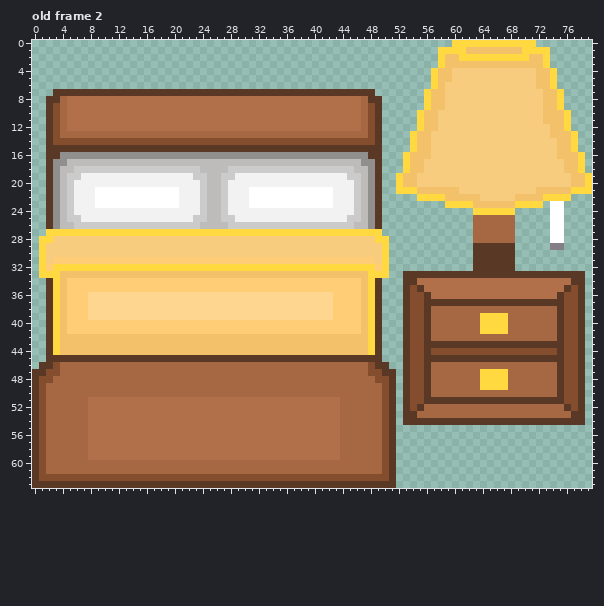
One commit to this pixel-art file: Assets/Sprites/Cenário/Cama e abajur.ase. Above, as it was before the edit.
80x64 pixels, 2 frames. Shown: old frame 2. The commit also changed other frames, which this record leaves out.
And afterwards:
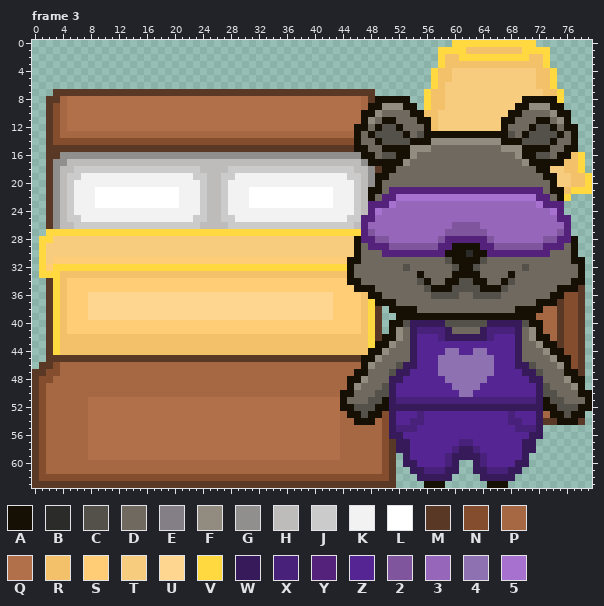
Palette (. is transparent): A #160f03  B #2b2b2a  C #54514a  D #6f6960  E #847e87  F #928b80  G #908f8d  H #bebcba  J #cbcbcb  K #f2f2f2  L #ffffff  M #593826  N #834d2e  P #a66743  Q #b16f4a  R #f2c16a  S #ffcd75  T #f8cc7e  U #ffd68f  V #ffd93f  W #361a5a  X #48217b  Y #54227b  Z #552693  2 #7f569e  3 #9566b9  4 #8d71b1  5 #a671cf
A new or re-ordered frame is compared with the old frame closest to it.
Diff:
frames 2 -> 5
layer "Ubby" added
layer "Pijama" added
layer "Máscara de dormir" added
Frame 3 is new; against old frame 2, layers "Máscara de dormir", "Pijama", "Ubby":
y 8: x 49..53 M.... -> AAAAA; x 70..74 TTTRR -> AAAAA
y 9: x 48..54 NM..... -> AAFFFAA; x 69..75 TTTTRRV -> AAFFFAA
y 10: x 47..55 PNM.....V -> AAFDDDDAA; x 68..76 TTTTTRRRV -> AADDDDFAA
y 11: x 47..56 PNM.....VR -> AFDAADDDAA; x 67..76 TTTTTTRRRV -> AADDDAADFA
y 12: x 46..56 QPNM.....VR -> AADACCADDDA; x 67..77 TTTTTTTRRV. -> ADDDACCADAA
y 13: x 46..77 PPNM....VRRTTTTTTTTTTTTTTTTTRRRV -> ADACCCCADCAAAAAAAAAAAACDACCCCADA
y 14: x 46..77 NNNM....VRRTTTTTTTTTTTTTTTTTTRRV -> ADDACCCCAAAFFFFFFFFFFAAACCCCADDA
y 15: x 46..77 MMMM....VRRTTTTTTTTTTTTTTTTTTRRV -> AADDAAAAFFFDDDDDDDDDDFFFAAAADDAA
y 16: x 47..76 GMM...VRRRTTTTTTTTTTTTTTTTTTRR -> AADCCAAFDDDDDDDDDDDDDDFAACCDAA
y 17: x 48..75 GM...VRRTTTTTTTTTTTTTTTTTTTT -> AAAAAFDDDDDDDDDDDDDDDDFAAAAA
y 18: x 50..73 ...VRRTTTTTTTTTTTTTTTTTT -> AADDDDDDDDDDDDDDDDDDDDAA
y 19: x 49..74 M..VRRTTTTTTTTTTTTTTTTTTTT -> AADDDDDDDDDDDDDDDDDDDDDDAA
y 20: x 49..74 M..VRRTTTTTTTTTTTTTTTTTTTT -> ADDDDDDDDDDDDDDDDDDDDDDDDA
y 21: x 48..75 GM..VVVRRRRRRTTTTTTTTTTTRRRR -> AADYYYYYYYYYYYYYYYYYYYYYYDAA
y 22: x 48..75 GM.....VVVVRRRRRTTTTTRRRRVVV -> ADYY55555555555555555555YYDA
y 23: x 48..75 GM.........VVVVRRRRRRVVVV.LL -> YYY5333333333333333333335YYY
y 24: x 48..75 GM.............VVVVVV.....LL -> Y53333333333333333333333335Y
y 25: x 47..76 HGM.............PPPPPP.....LL. -> YY33333333333333333333333333YY
y 26: x 47..76 HGM.............PPPPPP.....LL. -> Y3333333333332222333333333333Y
y 27: x 47..76 VVV.............PPPPPP.....LL. -> Y2333333333322222233333333332Y
y 28: x 46..77 TTTVV............PPPPPP.....LL.. -> AYY2233333332YYYYYY2333333322YYA
y 29: x 46..77 TTTTV............MMMMMM.....EE.. -> ADYYY2222222YYAAAAYY2222222YYYDA
y 30: x 46..77 TTTTV............MMMMMM......... -> ADDDYYYYYYYYYAAABAAYYYYYYYYYDDDA
y 31: x 45..78 SSSSTV............MMMMMM.......... -> AADDDDDDDDDDDDCAAAACDDDDDDDDDDDDAA
y 32: x 45..78 VVVVSV............MMMMMM.......... -> ADDDDDDDCDDDDDDCAACDDDDDDCDDDDDDDA
y 33: x 45..78 RRRVVV..MMMMMMMMMMMMMMMMMMMMMMMMMM -> ADDDDDDDDDADDDDAAAADDDDADDDDDDDDDA
y 34: x 45..78 SSRVM...MMQQQQQQQQQQQQQQQQQQQQQQMM -> AADDDDDDDDCADDAACCAADDACDDDDDDDDAA
y 35: x 46..77 SRVM...MNMQQQQQQQQQQQQQQQQQQQQMN -> AAADDDDDDDCAAACCCCAAACDDDDDDDAAA
y 36: x 48..75 VM...MNNMQQQQQQQQQQQQQQQQQQM -> AADDDDDDDCCCCDDCCCCDDDDDDDAA
y 37: x 49..74 M...MNNMMMMMMMMMMMMMMMMMMM -> AAADDDDDDDDDDDDDDDDDDDDAAA
y 38: x 51..72 ..MNNMPPPPPPPPPPPPPPPP -> AAAADDDDDDDDDDDDDDAAAA
y 39: x 52..71 .MNNMPPPPPPPVVVVPPPP -> AAAAAAAAAAAAAAAAAAAA
y 40: x 51..72 ..MNNMPPPPPPPVVVVPPPPP -> AACWWWWWCCCCCCWWWWWCAA
y 41: x 51..72 ..MNNMPPPPPPPVVVVPPPPP -> AFDWXXXXWDDDDWXXXXWDFA
y 42: x 50..73 ...MNNMPPPPPPPPPPPPPPPPP -> AAFDWZZZXWWWWWWXZZZWDFAA
y 43: x 49..74 M...MNNMMMMMMMMMMMMMMMMMMM -> AAFDDWZZZZZZZZZZZZZZWDDFAA
y 44: x 48..75 VM...MNNMNNNNNNNNNNNNNNNNNNM -> AAFDDDWZZZZ44ZZ44ZZZZWDDDFAA
y 45: x 47..76 MMM...MNNMMMMMMMMMMMMMMMMMMMMN -> AAFDDDDWZZZ44444444ZZZWDDDDFAA
y 46: x 47..76 PNMM..MNNMPPPPPPPPPPPPPPPPPPMN -> AFDDDCWWZZZ44444444ZZZWWCDDDFA
y 47: x 46..77 PPNNMM.MNNMPPPPPPPVVVVPPPPPPPMNN -> AADDDCWWZZZZ44444444ZZZZWWCDDDAA
y 48: x 45..78 PPPPNNM.MNNMPPPPPPPVVVVPPPPPPPMNNM -> AAFDDDWWZZZZZZ444444ZZZZZZWWDDDFAA
y 49: x 45..78 PPPPPNM.MNNMPPPPPPPVVVVPPPPPPPMNNM -> AFDDDCWZZZZZZZZ4444ZZZZZZZZWCDDDFA
y 50: x 44..79 PPPPPPNM.MNNMPPPPPPPPPPPPPPPPPPMNNM. -> AADDDCCWZZZZZZZZZ44ZZZZZZZZZWCCDDDAA
y 51: x 44..79 PPPPPPNM.MNNMMMMMMMMMMMMMMMMMMMMNNM. -> ADDDCCAWXXXXXXXXXXXXXXXXXXXXWACCDDDA
y 52: x 44..79 PPPPPPNM.MNMPPPPPPPPPPPPPPPPPPPPMNM. -> AACCCAAWWWWWWWWWWWWWWWWWWWWWWAACCCAA
y 53: x 45..49 PPPPP -> AACAA; x 51..72 M.MMPPPPPPPPPPPPPPPPPP -> WZZZXZZZZZZZZZZZZXZZZW; x 74..78 PPPMM -> AACAA
y 54: x 46..48 PPP -> AAA; x 51..72 M.MMMMMMMMMMMMMMMMMMMM -> WZZXXZZZZZZZZZZZZXXZZW; x 75..77 MMM -> AAA
y 55: x 51..72 M..................... -> WXXXZZZZZZZZZZZZZZXXXW
y 56: x 51..72 M..................... -> WWZZZZZZZZZZZZZZZZZZWW
y 57: x 52..71 .................... -> WWZZZZZZZXXZZZZZZZWW
y 58: x 52..71 .................... -> WWZZZZZZXWWXZZZZZZWW
y 59: x 53..70 .................. -> WZZZZZXWWWWXZZZZZW
y 60: x 53..60 ........ -> WWZZZZXW; x 63..70 ........ -> WXZZZZWW
y 61: x 54..60 ....... -> WWXXXWW; x 63..69 ....... -> WWXXXWW
y 62: x 55..59 ..... -> WWWWW; x 64..68 ..... -> WWWWW
y 63: x 56..58 ... -> AAA; x 65..67 ... -> AAA
Boxes around the changes in both pictures, in picture pixels (x1, y1, x2, y2):
changed: (340, 96, 592, 488)
